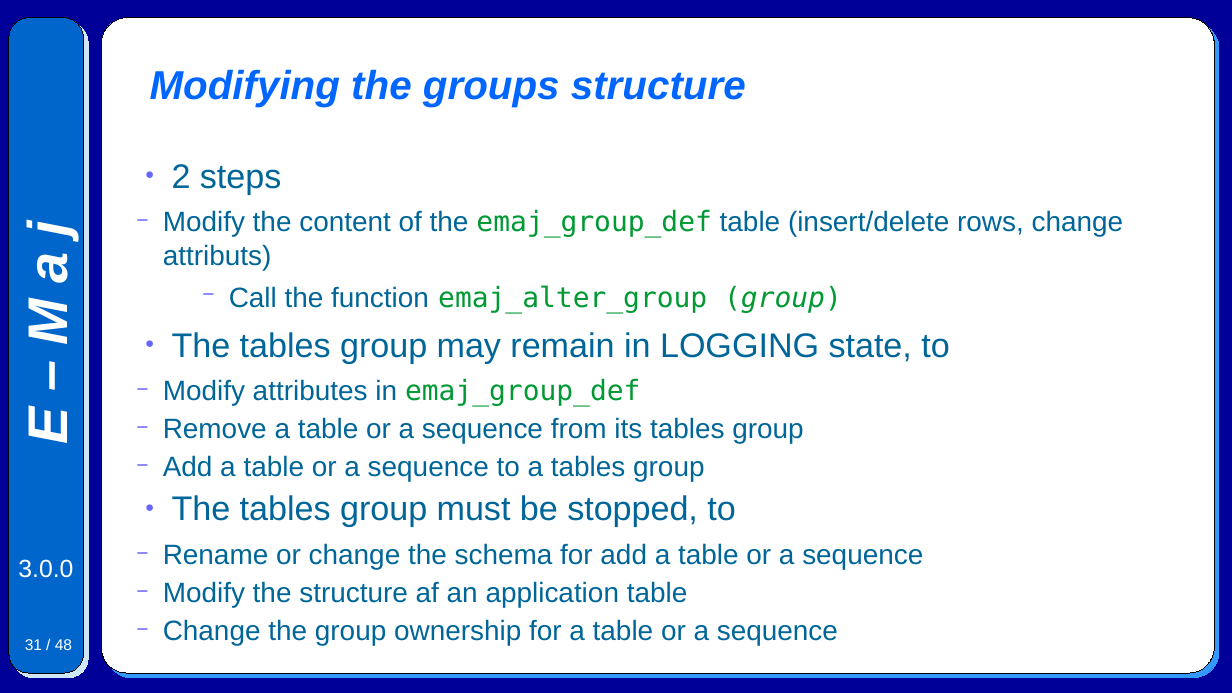
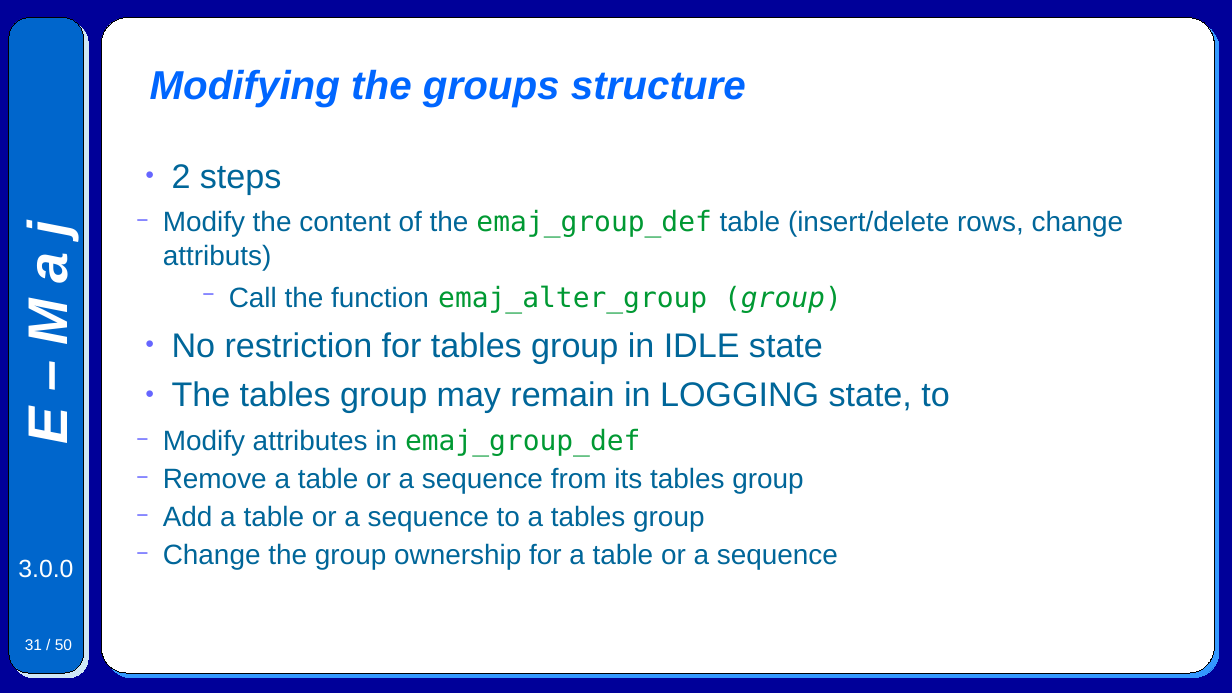
Before and after one commit to beaud76/emaj_doc, a slide deck: slide 31 of Emaj.devel_pres_en.odp. Drawn at 1232x693 pixels with LibreOffice and Linux fonts; fonts in the diff are those of the drawing. Boxes give left, top, right and bottom in pixels: in the first picture for what was removed or moved away, otherwise in the second. Text is boxed around its words. In the diff, an @@ line names an element or a change of style, - is before the commit and + after.

Commit message:
In extended presentations, improve and fix the explanations about the tables group structure changes for groups in LOGGING state.

```diff
--- a/Emaj.devel_pres_en.odp
+++ b/Emaj.devel_pres_en.odp
@@ text at [172,332,823,363]: paragraph added @@
+● No restriction for tables group in IDLE state
@@ text at [163,495,923,607]: paragraphs removed @@
-● The tables group must be stopped, to
-  − Rename or change the schema for add a table or a sequence
-  − Modify the structure af an application table
@@ page number at [25,639,72,650]: text changed @@
-31 / 48
+31 / 50
```
Also in this commit, not shown: 2 other slides changed, 2 slides added, 1 other file.
